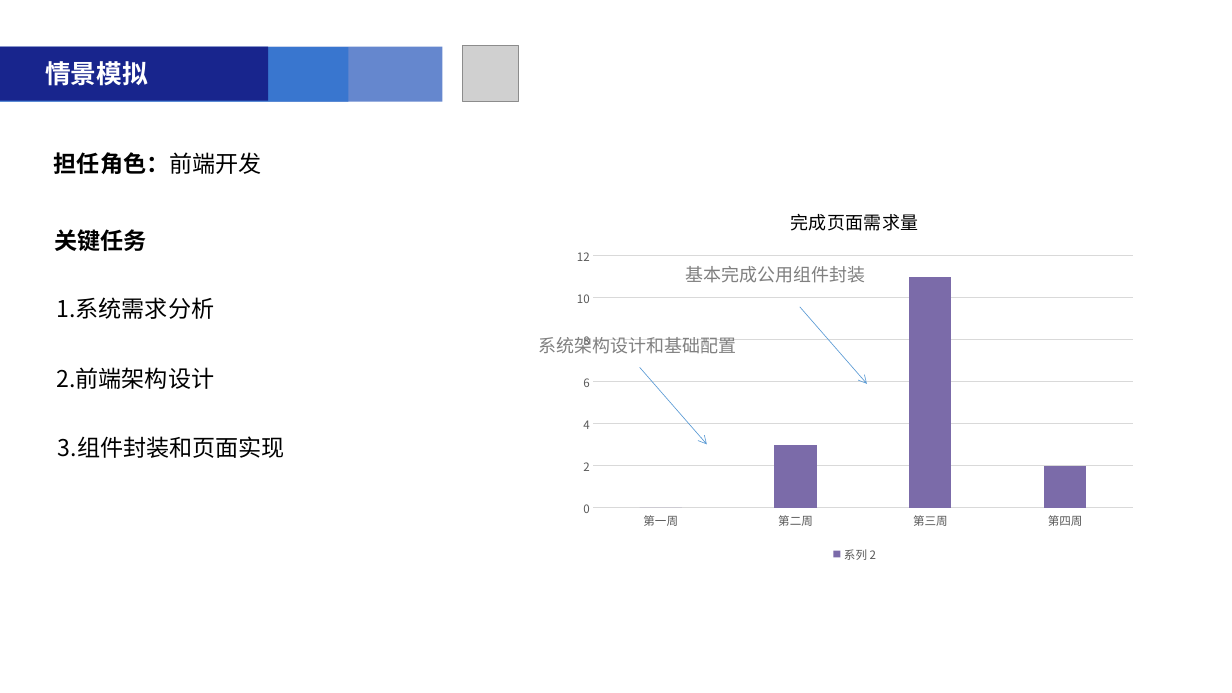
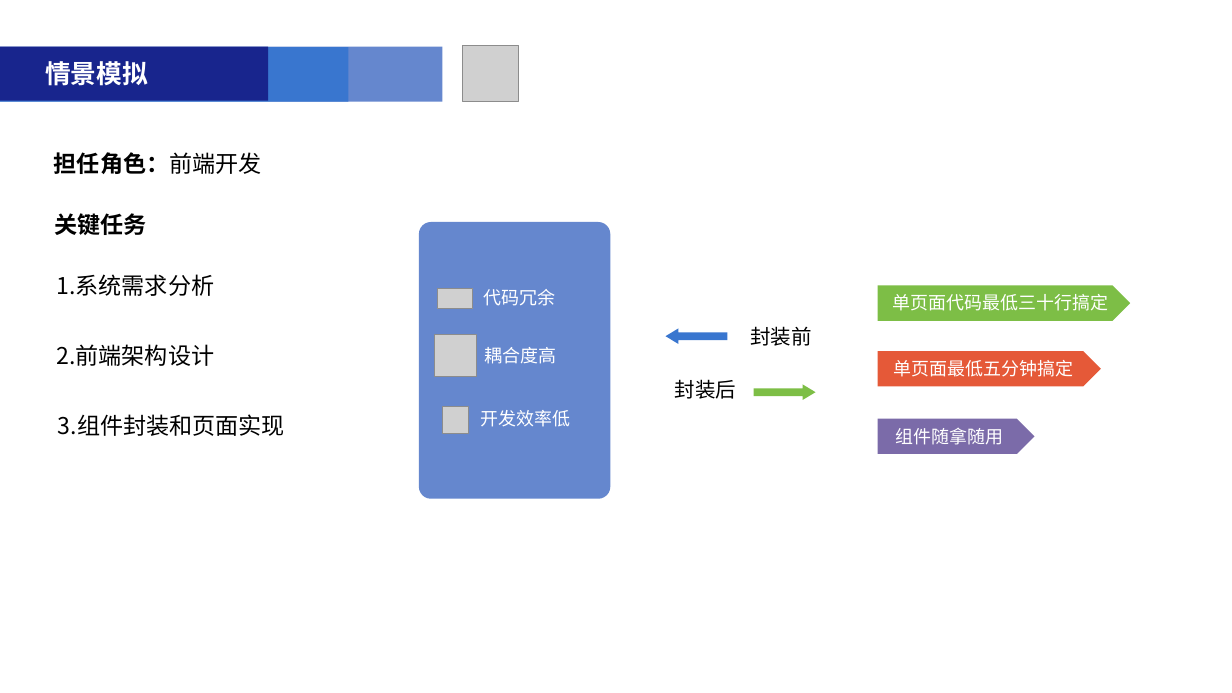
Before and after one commit to liuqiansb/zz, a slide deck: slide 5 of 附件1-2019届大学生转正汇报PPT模板2(1).pptx (slide 6 before the commit). Drawn at 1232x693 pixels with LibreOffice and Linux fonts; fonts in the diff are those of the drawing; grey boxes stand for pictures. Boxes give left, top, right and bottom in pixels: in the first picture for what was removed or moved away, otherwise in the second. Text is boxed around its words. In the diff, an @@ line names an element or a change of style, - is before the commit and + after.

```diff
--- a/附件1-2019届大学生转正汇报PPT模板2(1).pptx
+++ b/附件1-2019届大学生转正汇报PPT模板2(1).pptx
@@ text "关键任务" moved from (x1=55, y1=229, x2=147, y2=251) to (x1=55, y1=213, x2=147, y2=235) @@
@@ column chart removed at (x1=566, y1=191, x2=1144, y2=567) @@
-title "完成页面需求量"
-categories: 第一周, 第二周, 第三周, 第四周
-系列 2: 0, 3, 11, 2
@@ rounded rectangle added at (x1=419, y1=222, x2=610, y2=499), fill #6587CE @@
@@ text "1.系统需求分析" moved from (x1=56, y1=297, x2=214, y2=319) to (x1=56, y1=274, x2=214, y2=296) @@
@@ text removed at (x1=685, y1=266, x2=865, y2=283) @@
-基本完成公用组件封装
@@ picture added at (x1=437, y1=288, x2=473, y2=309) @@
@@ text added at (x1=484, y1=289, x2=556, y2=306), 14 pt, text #FFFFFF @@
+代码冗余
@@ pentagon arrow added at (x1=878, y1=286, x2=1130, y2=321), fill #7DBE46 @@
@@ text added at (x1=893, y1=294, x2=1109, y2=311), 14 pt, text #FFFFFF @@
+单页面代码最低三十行搞定
@@ left arrow added at (x1=665, y1=328, x2=727, y2=344), fill #3976CF @@
@@ text added at (x1=750, y1=326, x2=811, y2=346), 16 pt, text #000000 @@
+封装前
@@ arrow removed from (800, 307) to (867, 384) @@
@@ text "2.前端架构设计" moved from (x1=56, y1=367, x2=214, y2=389) to (x1=56, y1=344, x2=214, y2=366) @@
@@ picture added at (x1=434, y1=335, x2=477, y2=377) @@
@@ text added at (x1=484, y1=347, x2=556, y2=364), 14 pt, text #FFFFFF @@
+耦合度高
@@ text removed at (x1=539, y1=336, x2=737, y2=354) @@
-系统架构设计和基础配置
@@ pentagon arrow added at (x1=878, y1=351, x2=1102, y2=386), fill #E55938 @@
@@ arrow removed from (640, 368) to (707, 445) @@
@@ text added at (x1=675, y1=379, x2=736, y2=399), 16 pt, text #000000 @@
+封装后
@@ left arrow added at (x1=754, y1=384, x2=816, y2=400), fill #7DBE46 @@
@@ text added at (x1=894, y1=360, x2=1074, y2=377), 14 pt, text #FFFFFF @@
+单页面最低五分钟搞定
@@ text "3.组件封装和页面实现" moved from (x1=58, y1=436, x2=285, y2=458) to (x1=58, y1=414, x2=285, y2=436) @@
@@ picture added at (x1=443, y1=407, x2=470, y2=433) @@
@@ text added at (x1=481, y1=410, x2=571, y2=427), 14 pt, text #FFFFFF @@
+开发效率低
@@ pentagon arrow added at (x1=878, y1=419, x2=1035, y2=454), fill #7B6BA9 @@
@@ text added at (x1=896, y1=428, x2=1004, y2=445), 14 pt, text #FFFFFF @@
+组件随拿随用
```
Also in this commit, not shown: 5 other slides changed, 2 slides removed, 1 other file.
